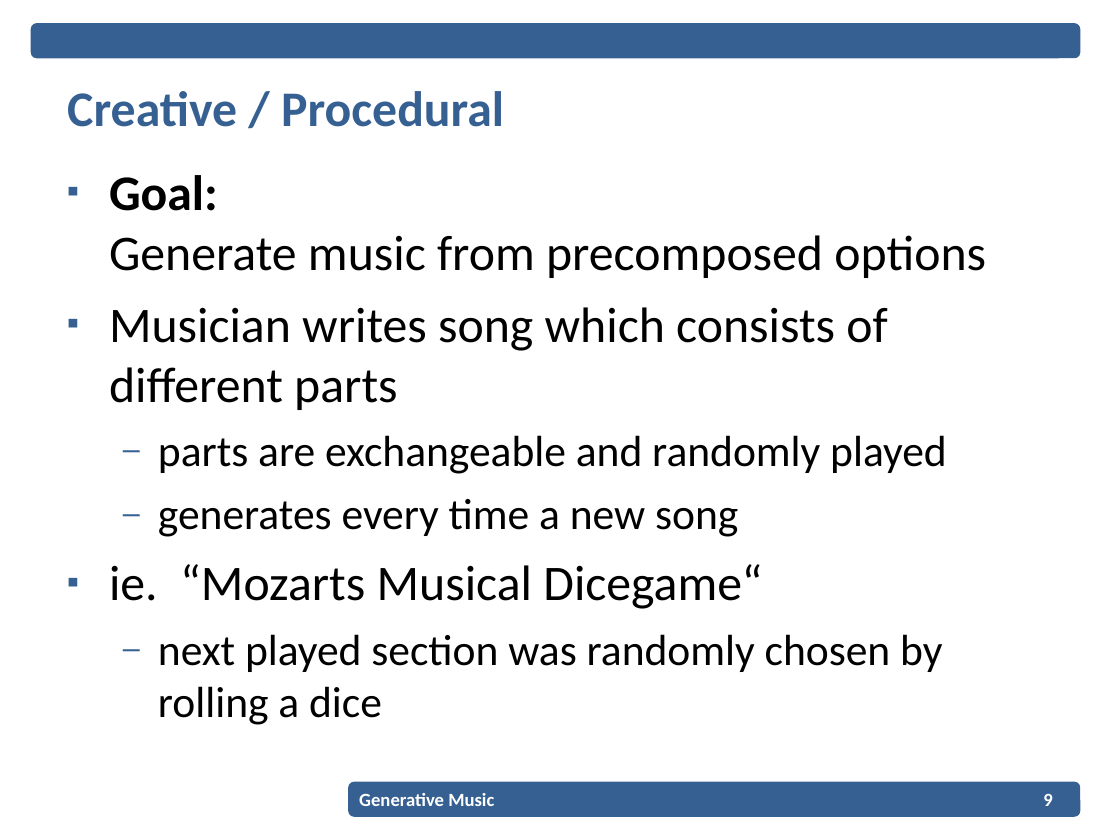
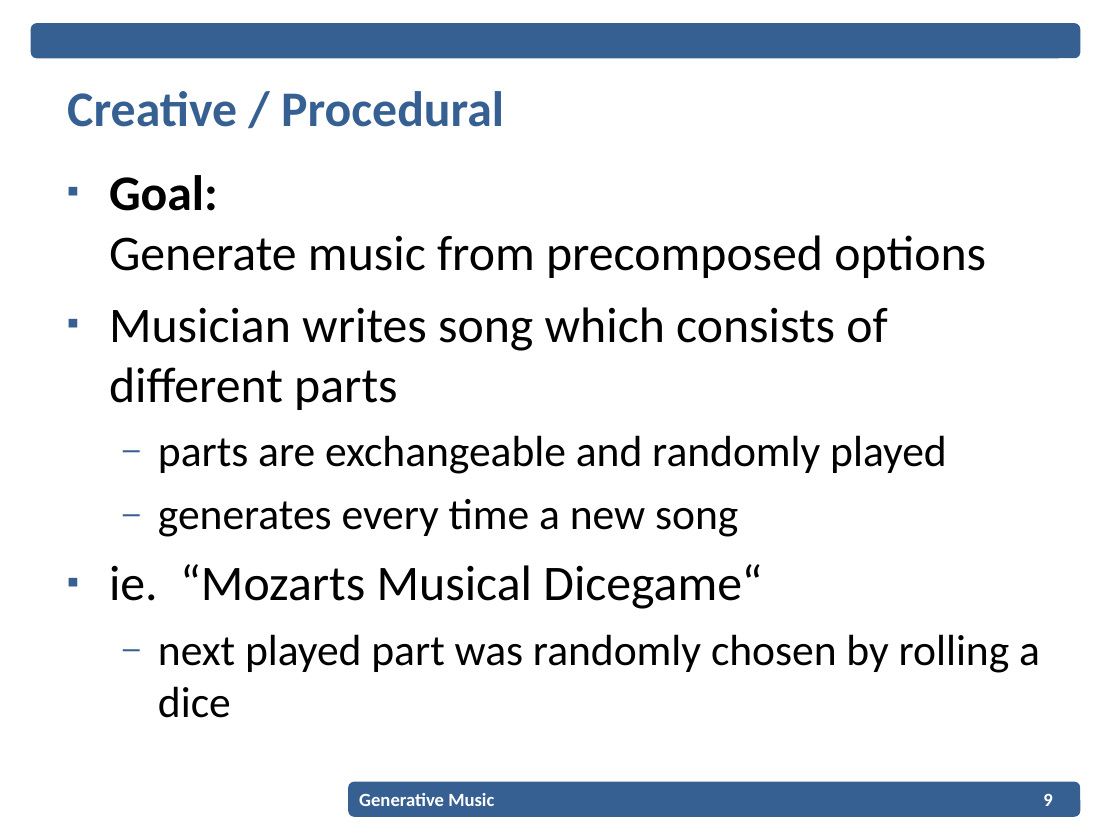
Before and after one commit to EPiCS/soundgates, a slide deck: slide 9 of documents/projectplan-presentation/Projectplan_Presentation.ppt. Drawn at 1120x840 pixels with LibreOffice and Linux fonts; fonts in the diff are those of the drawing; background and template pictures are left out. Boxes give left, top, right and bottom in pixels: in the first picture for what was removed or moved away, otherwise in the second. Text is boxed around its words. In the diff, an @@ line names an element or a change of style, - is before the commit and + after.

```diff
--- a/documents/projectplan-presentation/Projectplan_Presentation.ppt
+++ b/documents/projectplan-presentation/Projectplan_Presentation.ppt
@@ text at [158,634,1040,718]: text changed @@
-  – next played section was randomly chosen by rolling a dice
+  – next played part was randomly chosen by rolling a dice
```
Also in this commit, not shown: 6 other slides changed, 3 slides added, 1 other file.
